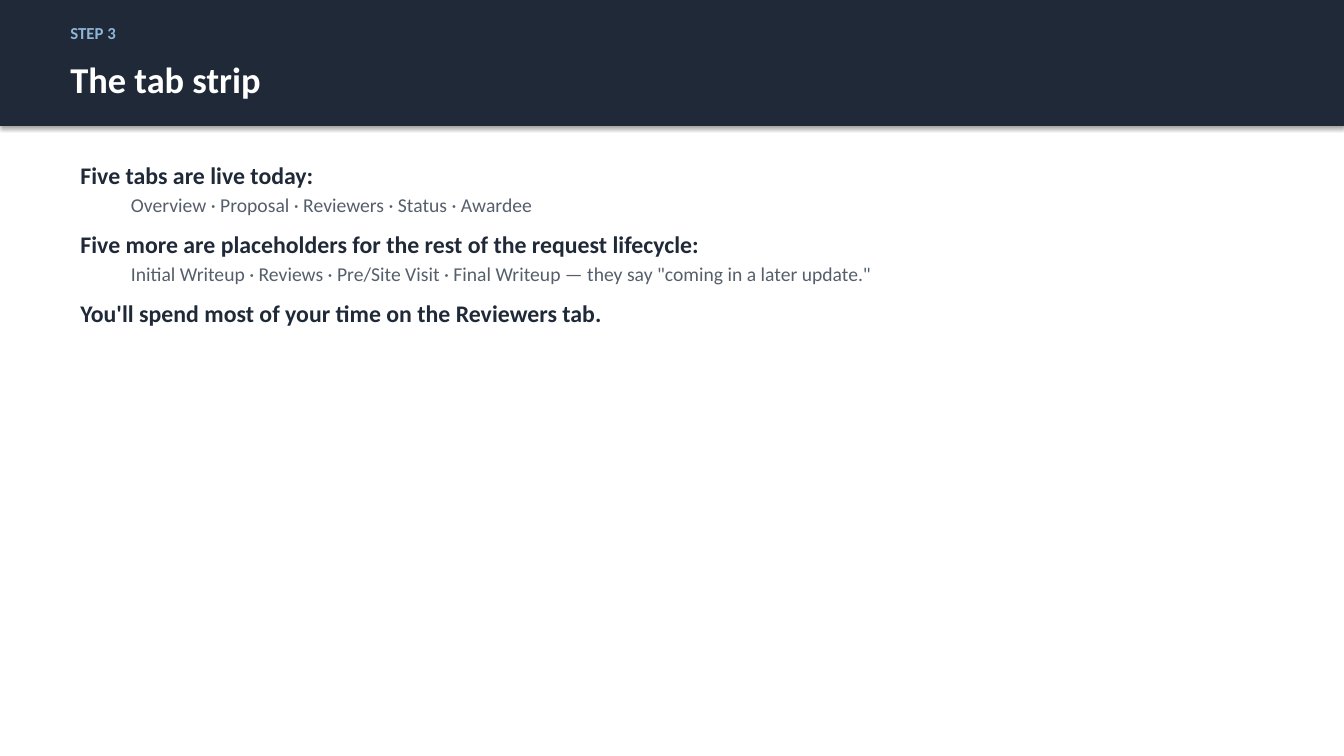
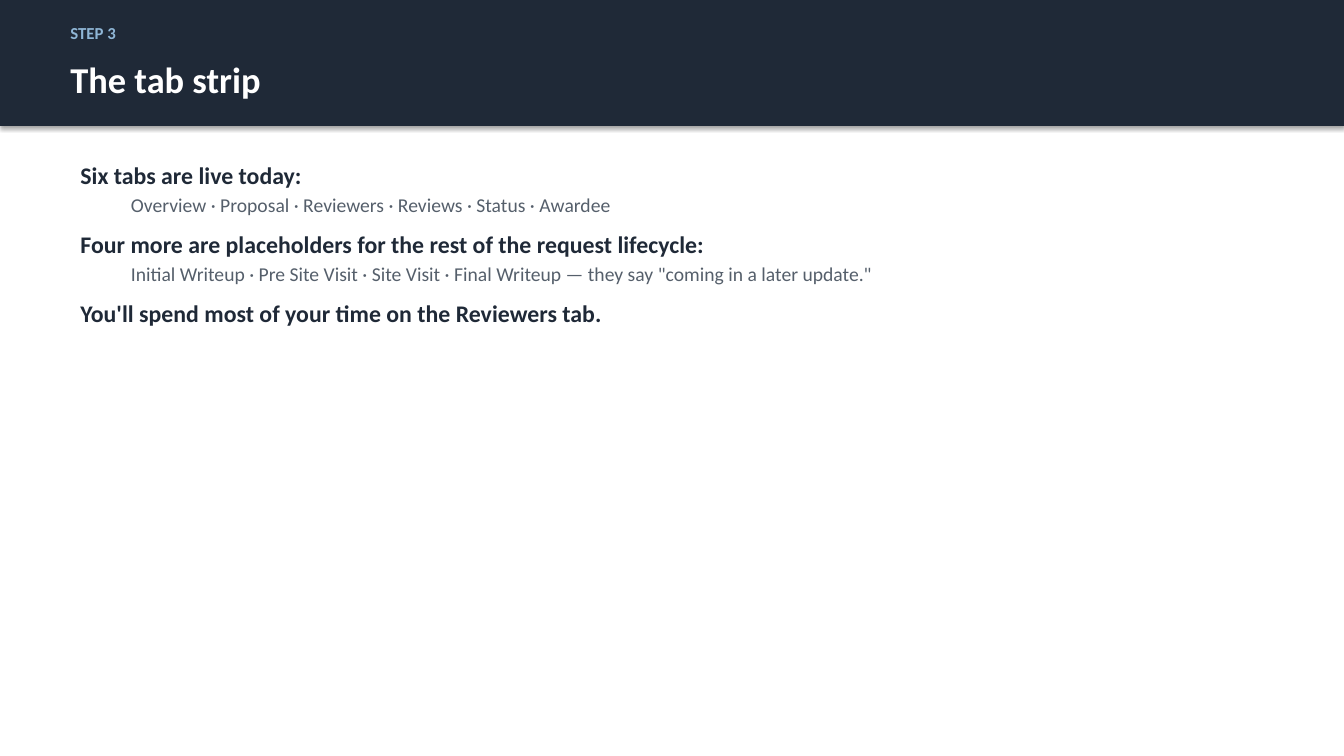
Before and after one commit to justingallivan/wmkf-research-apps, a slide deck: slide 8 of docs/onboarding/Workbench_Onboarding_PD.pptx. Drawn at 1344x756 pixels with LibreOffice and Linux fonts; fonts in the diff are those of the drawing. Boxes give left, top, right and bottom in pixels: in the first picture for what was removed or moved away, otherwise in the second. Text is boxed around its words. In the diff, an @@ line names an element or a change of style, - is before the commit and + after.

```diff
--- a/docs/onboarding/Workbench_Onboarding_PD.pptx
+++ b/docs/onboarding/Workbench_Onboarding_PD.pptx
@@ text at bbox=[80, 167, 872, 285]: text changed @@
-Five tabs are live today:
-  Overview · Proposal · Reviewers · Status · Awardee
-Five more are placeholders for the rest of the request lifecycle:
-  Initial Writeup · Reviews · Pre/Site Visit · Final Writeup — they say "coming in a later update."
+Six tabs are live today:
+  Overview · Proposal · Reviewers · Reviews · Status · Awardee
+Four more are placeholders for the rest of the request lifecycle:
+  Initial Writeup · Pre Site Visit · Site Visit · Final Writeup — they say "coming in a later update."
```
Also in this commit, not shown: 6 other slides changed, 3 other files.
